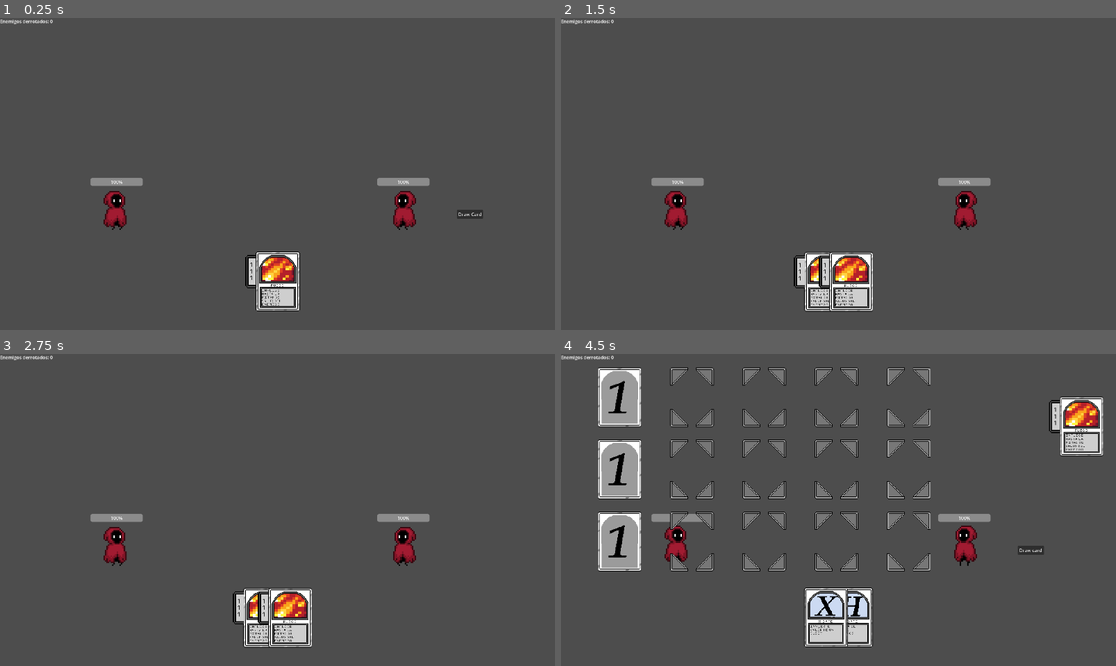
Above: before the commit, frames 1-4 (two rows, left to right).
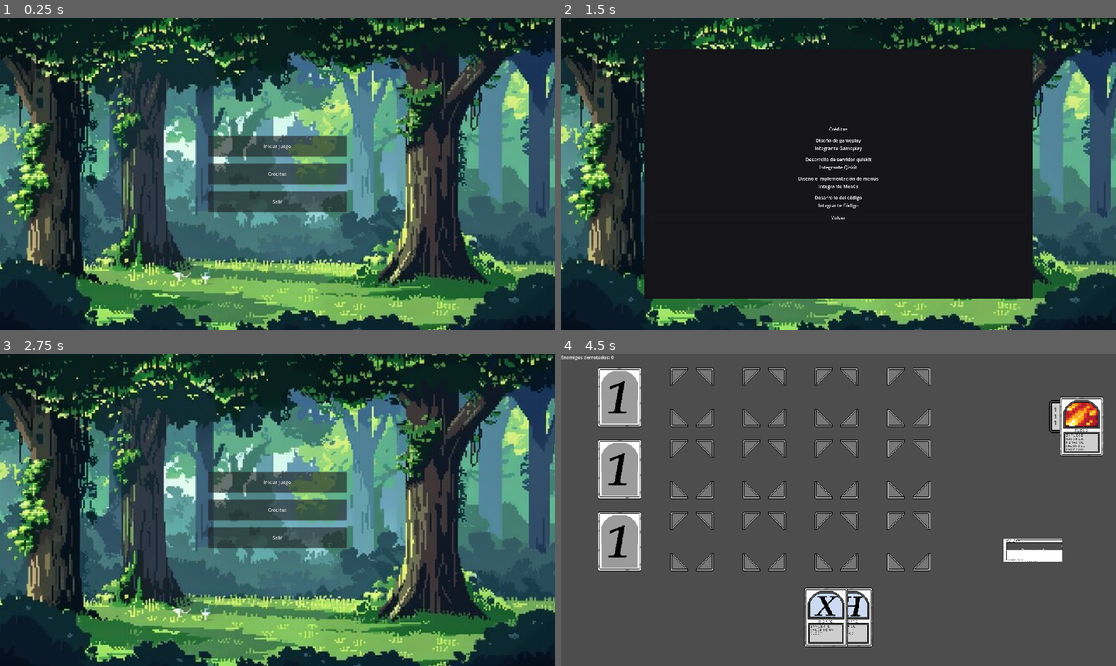
Above: after the commit, the same moments.

Repository: u1751855481-maker/quantumdeck
Game: Godot game, scene res://scenes/main_menu.tscn
Same seed, same stepped clock (60 frames per second), same inputs: the game is played once before the commit and once after it. Before the commit the project starts from res://scenes/deck_hand.tscn.
Inputs (mouse positions are in pixels of both pictures, inside the frame that each line leads up to):
- Up to frame 1 (0.25 s): no input
- Up to frame 2 (1.5 s): click (1032, 214) at 0.5 s, where only the run before the commit has a clickable "Draw Card"; click (838, 174) at 1.25 s, where only the run after the commit has a clickable "Créditos"
- Up to frame 3 (2.75 s): click (277, 553) at 2 s, where only the run after the commit has a clickable "Volver"
- Up to frame 4 (4.5 s): click (838, 481) at 2.75 s, where only the run after the commit has a clickable "Iniciar juego"; click (1032, 550) at 3.5 s, where only the run after the commit has a clickable "Draw Card"; tap Enter at 4.25 s; move the mouse to (827, 619) at 4.27 s; press the mouse at (827, 619) at 4.28 s

The runs differ from the first frame. In frame 1, 94% of the frame differs, in the area x 0-100%, y 0-100%; in frame 2, 98%; in frame 3, 94%; in frame 4, 1.8%.

Commit message:
Refine menu UI style and update in-game phase visuals

Diff:
--- a/project.godot
+++ b/project.godot
@@ -11,7 +11,7 @@
 [application]
 
 config/name="card_roguelike"
-run/main_scene="uid://dvmafqbag38bf"
+run/main_scene="res://scenes/main_menu.tscn"
 config/features=PackedStringArray("4.5", "Forward Plus")
 config/icon="res://icon.svg"
 run/snap/snap_2d_vertices_to_pixel=false
--- a/scenes/cards/card_spell_heal.tscn
+++ b/scenes/cards/card_spell_heal.tscn
@@ -11,6 +11,7 @@
 [node name="Card_Spell_heal" type="Node2D"]
 script = ExtResource("1_84p1r")
 SpellType = "heal"
+HealAmount = 50
 CardName = "curacion"
 CardDescription = "restaura hasta la mitad de barra total"
 
@@ -23,6 +24,7 @@
 
 [node name="Card_Spell" parent="." instance=ExtResource("2_yj2vr")]
 SpellType = "heal"
+HealAmount = 50
 TargetQubits = "101"
 CardName = "curacion"
 CardDescription = "restaura hasta la mitad de barra total"
--- a/scenes/deck_hand.tscn
+++ b/scenes/deck_hand.tscn
@@ -8,6 +8,8 @@
 [ext_resource type="PackedScene" uid="uid://bamuxd0bs28q2" path="res://scenes/enemy.tscn" id="5_npc56"]
 [ext_resource type="PackedScene" uid="uid://ciqyumajhxmeb" path="res://scenes/player.tscn" id="6_lq05f"]
 [ext_resource type="PackedScene" uid="uid://cl2ryl7uujfgn" path="res://scenes/board.tscn" id="6_npc56"]
+[ext_resource type="Texture2D" path="res://Assets/Base_card.png" id="7_btnn"]
+[ext_resource type="Texture2D" path="res://Assets/pixelCardAssest.png" id="8_btnh"]
 
 [node name="Deck_Hand" type="Node2D"]
 script = ExtResource("1_brxfj")
@@ -30,50 +32,120 @@
 
 [node name="Board_Spells" parent="CanvasLayer/World" instance=ExtResource("4_s1lvx")]
 
-[node name="Button" type="Button" parent="."]
-visible = false
-offset_left = 1581.0
-offset_top = 664.0
-offset_right = 1671.0
-offset_bottom = 695.0
+[node name="Button" type="TextureButton" parent="."]
+visible = false
+offset_left = 1530.0
+offset_top = 640.0
+offset_right = 1735.0
+offset_bottom = 720.0
+texture_normal = ExtResource("7_btnn")
+texture_hover = ExtResource("8_btnh")
+ignore_texture_size = true
+stretch_mode = 0
+metadata/_edit_use_anchors_ = true
+
+[node name="Label" type="Label" parent="Button"]
+layout_mode = 1
+anchors_preset = 15
+anchor_right = 1.0
+anchor_bottom = 1.0
+grow_horizontal = 2
+grow_vertical = 2
+horizontal_alignment = 1
+vertical_alignment = 1
 text = "Draw Card"
-metadata/_edit_use_anchors_ = true
-
-[node name="Button2" type="Button" parent="."]
-visible = false
-offset_left = 1580.0
-offset_top = 664.0
-offset_right = 1693.0
-offset_bottom = 695.0
+
+[node name="Button2" type="TextureButton" parent="."]
+visible = false
+offset_left = 1530.0
+offset_top = 640.0
+offset_right = 1735.0
+offset_bottom = 720.0
+texture_normal = ExtResource("7_btnn")
+texture_hover = ExtResource("8_btnh")
+ignore_texture_size = true
+stretch_mode = 0
+metadata/_edit_use_anchors_ = true
+
+[node name="Label" type="Label" parent="Button2"]
+layout_mode = 1
+anchors_preset = 15
+anchor_right = 1.0
+anchor_bottom = 1.0
+grow_horizontal = 2
+grow_vertical = 2
+horizontal_alignment = 1
+vertical_alignment = 1
 text = "End card turn"
-metadata/_edit_use_anchors_ = true
-
-[node name="Button3" type="Button" parent="."]
-visible = false
-offset_left = 1580.0
-offset_top = 664.0
-offset_right = 1671.0
-offset_bottom = 695.0
+
+[node name="Button3" type="TextureButton" parent="."]
+visible = false
+offset_left = 1530.0
+offset_top = 640.0
+offset_right = 1735.0
+offset_bottom = 720.0
+texture_normal = ExtResource("7_btnn")
+texture_hover = ExtResource("8_btnh")
+ignore_texture_size = true
+stretch_mode = 0
+metadata/_edit_use_anchors_ = true
+
+[node name="Label" type="Label" parent="Button3"]
+layout_mode = 1
+anchors_preset = 15
+anchor_right = 1.0
+anchor_bottom = 1.0
+grow_horizontal = 2
+grow_vertical = 2
+horizontal_alignment = 1
+vertical_alignment = 1
 text = "Draw card"
-metadata/_edit_use_anchors_ = true
-
-[node name="Button4" type="Button" parent="."]
-visible = false
-offset_left = 1580.0
-offset_top = 664.0
-offset_right = 1675.0
-offset_bottom = 695.0
+
+[node name="Button4" type="TextureButton" parent="."]
+visible = false
+offset_left = 1530.0
+offset_top = 640.0
+offset_right = 1735.0
+offset_bottom = 720.0
+texture_normal = ExtResource("7_btnn")
+texture_hover = ExtResource("8_btnh")
+ignore_texture_size = true
+stretch_mode = 0
+metadata/_edit_use_anchors_ = true
+
+[node name="Label" type="Label" parent="Button4"]
+layout_mode = 1
+anchors_preset = 15
+anchor_right = 1.0
+anchor_bottom = 1.0
+grow_horizontal = 2
+grow_vertical = 2
+horizontal_alignment = 1
+vertical_alignment = 1
 text = "Resolve"
-metadata/_edit_use_anchors_ = true
-
-[node name="Button5" type="Button" parent="."]
-visible = false
-offset_left = 1580.0
-offset_top = 664.0
-offset_right = 1675.0
-offset_bottom = 695.0
+
+[node name="Button5" type="TextureButton" parent="."]
+visible = false
+offset_left = 1530.0
+offset_top = 640.0
+offset_right = 1735.0
+offset_bottom = 720.0
+texture_normal = ExtResource("7_btnn")
+texture_hover = ExtResource("8_btnh")
+ignore_texture_size = true
+stretch_mode = 0
+metadata/_edit_use_anchors_ = true
+
+[node name="Label" type="Label" parent="Button5"]
+layout_mode = 1
+anchors_preset = 15
+anchor_right = 1.0
+anchor_bottom = 1.0
+grow_horizontal = 2
+grow_vertical = 2
+horizontal_alignment = 1
+vertical_alignment = 1
 text = "Randomize"
-metadata/_edit_use_anchors_ = true
 
 [node name="CombatLog" type="Label" parent="."]
 offset_left = 631.0
--- /dev/null
+++ b/scenes/main_menu.tscn
@@ -0,0 +1,150 @@
+[gd_scene load_steps=2 format=3 uid="uid://cbec7n612menu"]
+
+[ext_resource type="Script" path="res://scripts/main_menu.gd" id="1_menu"]
+[ext_resource type="Texture2D" path="res://Assets/bg.png" id="2_bg"]
+
+[node name="MainMenu" type="Control"]
+layout_mode = 3
+anchors_preset = 15
+anchor_right = 1.0
+anchor_bottom = 1.0
+grow_horizontal = 2
+grow_vertical = 2
+script = ExtResource("1_menu")
+
+[node name="Background" type="TextureRect" parent="."]
+layout_mode = 1
+anchors_preset = 15
+anchor_right = 1.0
+anchor_bottom = 1.0
+grow_horizontal = 2
+grow_vertical = 2
+texture = ExtResource("2_bg")
+expand_mode = 1
+stretch_mode = 6
+
+[node name="MenuCenter" type="CenterContainer" parent="."]
+layout_mode = 1
+anchors_preset = 15
+anchor_right = 1.0
+anchor_bottom = 1.0
+grow_horizontal = 2
+grow_vertical = 2
+
+[node name="MenuVBox" type="VBoxContainer" parent="MenuCenter"]
+layout_mode = 2
+theme_override_constants/separation = 24
+
+[node name="StartButton" type="Button" parent="MenuCenter/MenuVBox"]
+custom_minimum_size = Vector2(480, 72)
+layout_mode = 2
+text = "Iniciar juego"
+
+[node name="CreditsButton" type="Button" parent="MenuCenter/MenuVBox"]
+custom_minimum_size = Vector2(480, 72)
+layout_mode = 2
+text = "Créditos"
+
+[node name="ExitButton" type="Button" parent="MenuCenter/MenuVBox"]
+custom_minimum_size = Vector2(480, 72)
+layout_mode = 2
+text = "Salir"
+
+[node name="CreditsPanel" type="PanelContainer" parent="."]
+visible = false
+layout_mode = 1
+anchors_preset = 8
+anchor_left = 0.15
+anchor_top = 0.1
+anchor_right = 0.85
+anchor_bottom = 0.9
+grow_horizontal = 2
+grow_vertical = 2
+
+
+[node name="Overlay" type="ColorRect" parent="CreditsPanel"]
+layout_mode = 1
+anchors_preset = 15
+anchor_right = 1.0
+anchor_bottom = 1.0
+grow_horizontal = 2
+grow_vertical = 2
+color = Color(0.08, 0.08, 0.1, 1)
+
+[node name="MarginContainer" type="MarginContainer" parent="CreditsPanel"]
+layout_mode = 2
+theme_override_constants/margin_left = 20
+theme_override_constants/margin_top = 20
+theme_override_constants/margin_right = 20
+theme_override_constants/margin_bottom = 20
+
+[node name="CreditsVBox" type="VBoxContainer" parent="CreditsPanel/MarginContainer"]
+layout_mode = 2
+theme_override_constants/separation = 16
+alignment = 1
+
+[node name="Title" type="Label" parent="CreditsPanel/MarginContainer/CreditsVBox"]
+layout_mode = 2
+horizontal_alignment = 1
+text = "Créditos"
+
+[node name="GameplaySection" type="VBoxContainer" parent="CreditsPanel/MarginContainer/CreditsVBox"]
+layout_mode = 2
+
+[node name="Category" type="Label" parent="CreditsPanel/MarginContainer/CreditsVBox/GameplaySection"]
+layout_mode = 2
+horizontal_alignment = 1
+text = "Diseño de gameplay"
+
+[node name="Names" type="Label" parent="CreditsPanel/MarginContainer/CreditsVBox/GameplaySection"]
+layout_mode = 2
+horizontal_alignment = 1
+text = "Integrante Gameplay"
+
+[node name="QiskitSection" type="VBoxContainer" parent="CreditsPanel/MarginContainer/CreditsVBox"]
+layout_mode = 2
+
+[node name="Category" type="Label" parent="CreditsPanel/MarginContainer/CreditsVBox/QiskitSection"]
+layout_mode = 2
+horizontal_alignment = 1
+text = "Desarrollo de servidor quiskit"
+
+[node name="Names" type="Label" parent="CreditsPanel/MarginContainer/CreditsVBox/QiskitSection"]
+layout_mode = 2
+horizontal_alignment = 1
+text = "Integrante Qiskit"
+
+[node name="MenuSection" type="VBoxContainer" parent="CreditsPanel/MarginContainer/CreditsVBox"]
+layout_mode = 2
+
+[node name="Category" type="Label" parent="CreditsPanel/MarginContainer/CreditsVBox/MenuSection"]
+layout_mode = 2
+horizontal_alignment = 1
+text = "Diseño e implementación de menús"
+
+[node name="Names" type="Label" parent="CreditsPanel/MarginContainer/CreditsVBox/MenuSection"]
+layout_mode = 2
+horizontal_alignment = 1
+text = "Integrante Menús"
+
+[node name="CodeSection" type="VBoxContainer" parent="CreditsPanel/MarginContainer/CreditsVBox"]
+layout_mode = 2
+
+[node name="Category" type="Label" parent="CreditsPanel/MarginContainer/CreditsVBox/CodeSection"]
+layout_mode = 2
+horizontal_alignment = 1
+text = "Desarrollo del código"
+
+[node name="Names" type="Label" parent="CreditsPanel/MarginContainer/CreditsVBox/CodeSection"]
+layout_mode = 2
+horizontal_alignment = 1
+text = "Integrante Código"
+
+[node name="BackButton" type="Button" parent="CreditsPanel/MarginContainer/CreditsVBox"]
+layout_mode = 2
+text = "Volver"
+
+[connection signal="pressed" from="MenuCenter/MenuVBox/StartButton" to="." method="_on_start_button_pressed"]
+[connection signal="pressed" from="MenuCenter/MenuVBox/CreditsButton" to="." method="_on_credits_button_pressed"]
+[connection signal="pressed" from="MenuCenter/MenuVBox/ExitButton" to="." method="_on_exit_button_pressed"]
+[connection signal="pressed" from="CreditsPanel/MarginContainer/CreditsVBox/BackButton" to="." method="_on_back_button_pressed"]
--- a/scripts/card_spell.gd
+++ b/scripts/card_spell.gd
@@ -5,8 +5,8 @@
 
 @export var TargetQubits: String
 @export_enum("damage", "heal") var SpellType: String = "damage"
-
-var MaxDamage
+@export var MaxDamage: int = 0
+@export var HealAmount: int = 0
 
 # Called when the node enters the scene tree for the first time.
 func _ready() -> void:
@@ -54,6 +54,15 @@
 	card_exited_slot.emit(self,card_slot)
 func get_max_damage():
 	return MaxDamage
+
+func get_heal_amount() -> int:
+	return HealAmount
+
+func get_base_power() -> int:
+	if is_heal_spell():
+		return HealAmount
+	return MaxDamage
+
 func get_target_qubits():
 	return TargetQubits
 
--- a/scripts/card_spell_fire_1.gd
+++ b/scripts/card_spell_fire_1.gd
@@ -21,6 +21,9 @@
 	return($Card_Spell.get_current_size())
 func get_max_damage():
 	return $Card_Spell.get_max_damage()
+func get_base_power() -> int:
+	return $Card_Spell.get_base_power()
+
 func set_animation_pos(pos:Vector2):
 	$Card_Spell.set_animation_pos(pos)
 
--- a/scripts/card_spell_heal.gd
+++ b/scripts/card_spell_heal.gd
@@ -3,7 +3,7 @@
 
 # Called when the node enters the scene tree for the first time.
 func _ready() -> void:
-	$Card_Spell.MaxDamage = 50
+	$Card_Spell.HealAmount = 50
 	pass # Replace with function body.
 
 # Called every frame. 'delta' is the elapsed time since the previous frame.
@@ -21,6 +21,9 @@
 	return($Card_Spell.get_current_size())
 func get_max_damage():
 	return $Card_Spell.get_max_damage()
+func get_base_power() -> int:
+	return $Card_Spell.get_base_power()
+
 func set_animation_pos(pos:Vector2):
 	$Card_Spell.set_animation_pos(pos)
 
--- a/scripts/deck_hand.gd
+++ b/scripts/deck_hand.gd
@@ -144,16 +144,19 @@
 
 func get_card_power(card: CardSpell) -> int:
 	var accuracy = 1
-	var card_target = card.get_target_qubits()
-	for i in QuanticPlayerBoard.get_result().size():
-		if(QuanticPlayerBoard.get_result()[i] == card_target[i]):
+	var card_target: String = str(card.get_target_qubits())
+	var board_result: Array = QuanticPlayerBoard.get_result()
+	var compare_length = mini(board_result.size(), card_target.length())
+	for i in compare_length:
+		if(str(board_result[i]) == card_target.substr(i, 1)):
 			accuracy = accuracy + 1
+	var base_power = card.get_base_power()
 	if(accuracy == 2):
-		return int(card.get_max_damage() * 0.25)
+		return int(base_power * 0.25)
 	if(accuracy == 3):
-		return int(card.get_max_damage() * 0.5)
+		return int(base_power * 0.5)
 	if(accuracy >= 4):
-		return int(card.get_max_damage())
+		return int(base_power)
 	return 1
 
 func show_combat_text(text:String, color:Color = Color(1,1,1,1)):
@@ -212,16 +215,13 @@
 	QuanticPlayerBoard.highlight_target_rows(slot)
 
 func set_world(WORLD):
-	if(WORLD=="USUAL"):
-		$CanvasLayer/Quantic_World.visible = false
-		$CanvasLayer/Quantic_World.set_process(false)
-		$CanvasLayer/World/Hand_Spells.visible = true
-		$CanvasLayer/World/Hand_Spells.set_process(true)
-	else:
-		$CanvasLayer/Quantic_World.visible = true
-		$CanvasLayer/Quantic_World.set_process(true)
-		$CanvasLayer/World/Hand_Spells.visible = false
-		$CanvasLayer/World/Hand_Spells.set_process(false)
+	var is_usual_world = WORLD == "USUAL"
+	$CanvasLayer/Quantic_World.visible = !is_usual_world
+	$CanvasLayer/Quantic_World.set_process(!is_usual_world)
+	$CanvasLayer/World/Hand_Spells.visible = is_usual_world
+	$CanvasLayer/World/Hand_Spells.set_process(is_usual_world)
+	$Battle_Manager/Player.visible = is_usual_world
+	$Battle_Manager/Enemy.visible = is_usual_world
 
 
 
--- /dev/null
+++ b/scripts/main_menu.gd
@@ -0,0 +1,34 @@
+extends Control
+
+@export var GameplayDesignNames: PackedStringArray = ["Integrante Gameplay"]
+@export var QiskitServerNames: PackedStringArray = ["Integrante Qiskit"]
+@export var MenuDesignNames: PackedStringArray = ["Integrante Menús"]
+@export var CodeDevelopmentNames: PackedStringArray = ["Integrante Código"]
+
+@onready var CreditsPanel: PanelContainer = $CreditsPanel
+@onready var GameplayNamesLabel: Label = $CreditsPanel/MarginContainer/CreditsVBox/GameplaySection/Names
+@onready var QiskitNamesLabel: Label = $CreditsPanel/MarginContainer/CreditsVBox/QiskitSection/Names
+@onready var MenuNamesLabel: Label = $CreditsPanel/MarginContainer/CreditsVBox/MenuSection/Names
+@onready var CodeNamesLabel: Label = $CreditsPanel/MarginContainer/CreditsVBox/CodeSection/Names
+
+func _ready() -> void:
+	CreditsPanel.visible = false
+	update_credits_labels()
+
+func update_credits_labels() -> void:
+	GameplayNamesLabel.text = "\n".join(GameplayDesignNames)
+	QiskitNamesLabel.text = "\n".join(QiskitServerNames)
+	MenuNamesLabel.text = "\n".join(MenuDesignNames)
+	CodeNamesLabel.text = "\n".join(CodeDevelopmentNames)
+
+func _on_start_button_pressed() -> void:
+	get_tree().change_scene_to_file("res://scenes/deck_hand.tscn")
+
+func _on_credits_button_pressed() -> void:
+	CreditsPanel.visible = true
+
+func _on_exit_button_pressed() -> void:
+	get_tree().quit()
+
+func _on_back_button_pressed() -> void:
+	CreditsPanel.visible = false
Not shown: 1 places in scenes/deck_hand.tscn that only renumber resources
